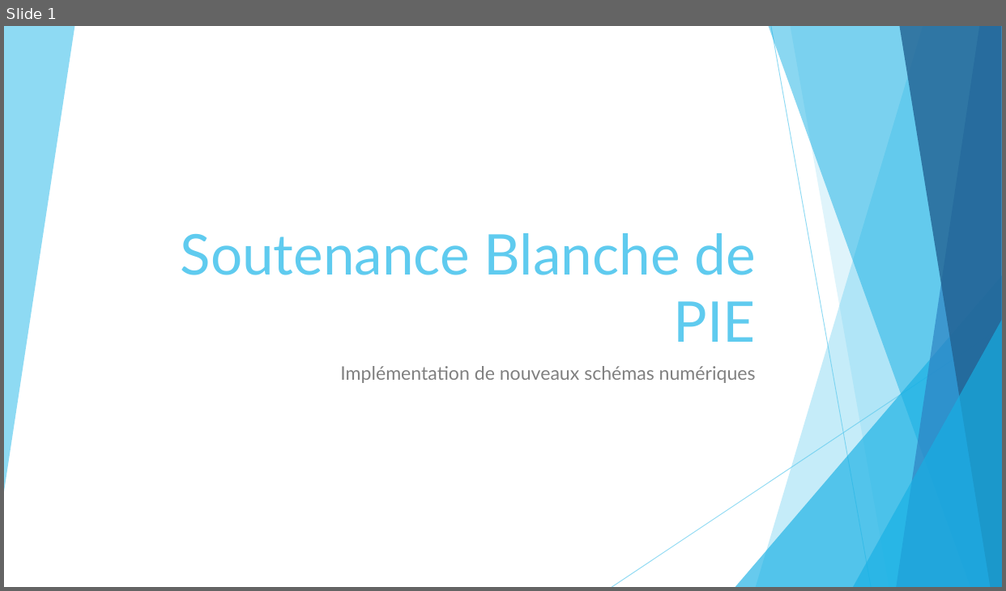
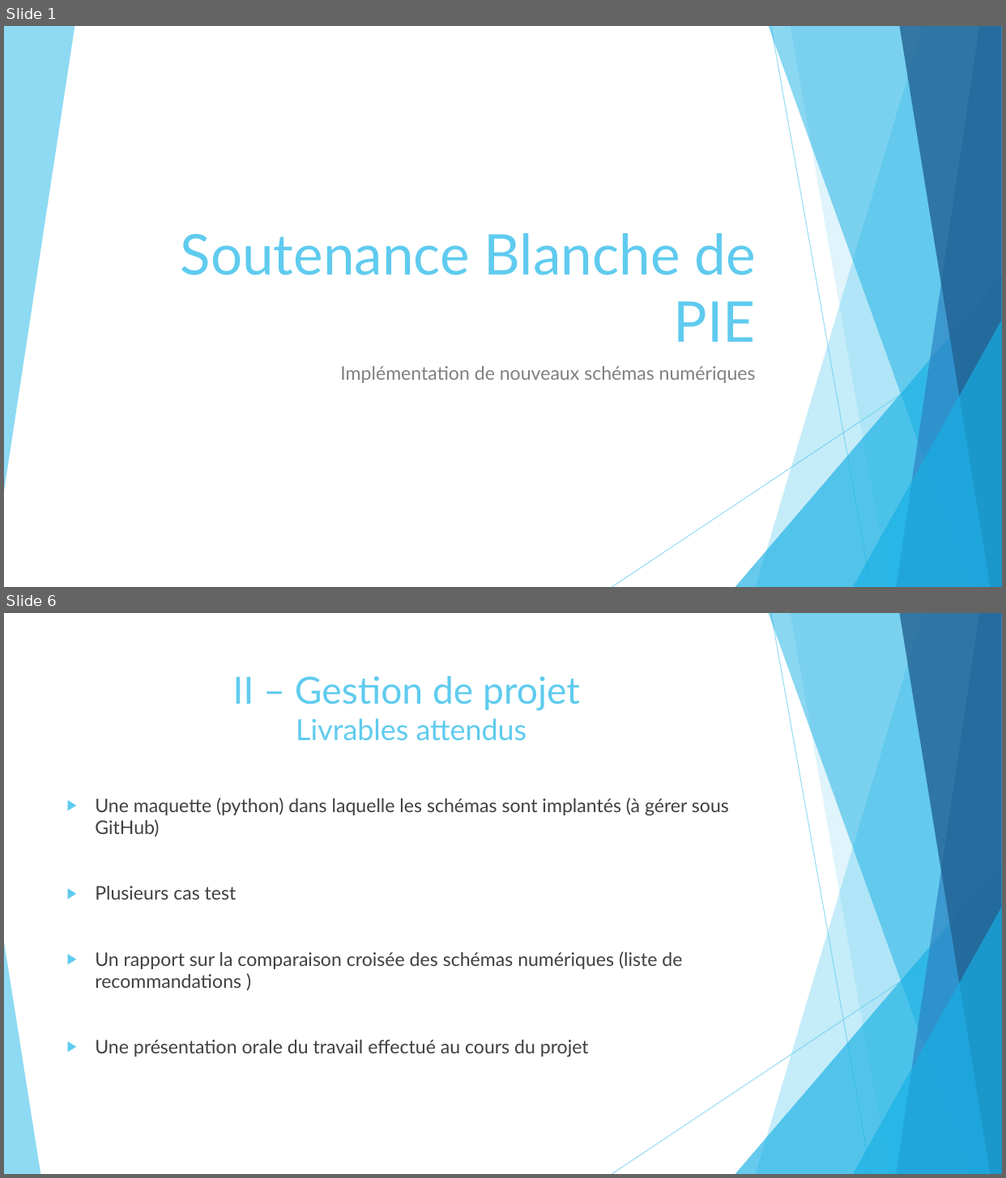
Before and after one commit to pierreXVI/PIE, a slide deck: oral_presentation/Oral_presentation_12_02_2019.pptx. Shown one above the other, each under a label of ours: slide 1 before the commit, slides 1 and 6 after it; the slides between them are not shown. The pictures are 1006x591 and 1006x1178 pixels, drawn with LibreOffice and Linux fonts; fonts in the diff are those of the drawing. Boxes give left, top, right and bottom in pixels: in the first picture for what was removed or moved away, otherwise in the second. Text is boxed around its words. In the diff, an @@ line names an element or a change of style, - is before the commit and + after.

```diff
--- a/oral_presentation/Oral_presentation_12_02_2019.pptx
+++ b/oral_presentation/Oral_presentation_12_02_2019.pptx
@@ slide 6 added at [4,613,1002,1174], background #FFFFFF; not listed: 9 template elements that a slide beside it also shows @@
@@ title added at [233,676,580,741], 36 pt, text #5FCBEF @@
+II – Gestion de projet
+Livrables attendus
@@ text added at [95,798,729,1057], 18 pt, text #404040 @@
+▶ Une maquette (python) dans laquelle les schémas sont implantés (à gérer sous GitHub)
+▶ Plusieurs cas test
+▶ Un rapport sur la comparaison croisée des schémas numériques (liste de recommandations )
+▶ Une présentation orale du travail effectué au cours du projet
@@ triangle added at [4,942,40,1174], fill #5FCBEF at 70% opacity @@
```
Also in this commit, not shown: 2 slides changed, 16 other slides added, 3 other files.
